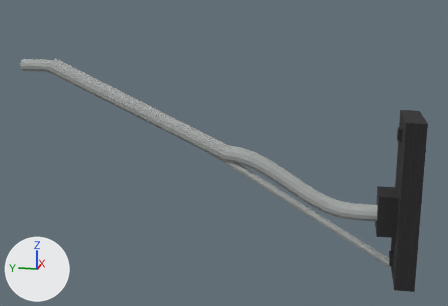
The OBJ model src/main/resources/assets/realgrid/models/block/pole_light_mount/arm_2_straight.obj: old version first, new version second.
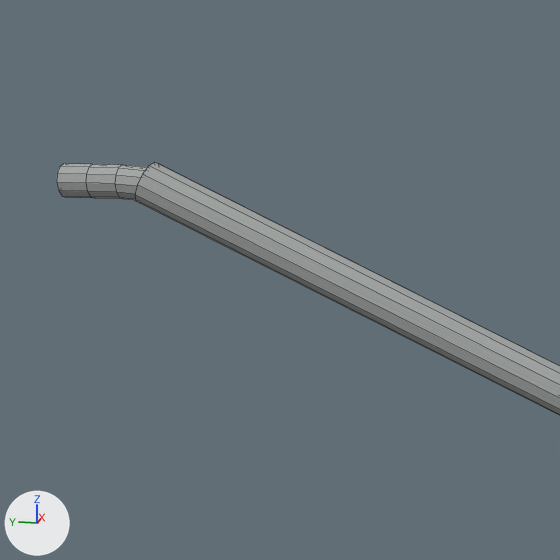
There are two pictures of each version: one whole from a 50 mm lens placed at (-2.744, -0.618, 1.511), pointed at (0.5, 0.031, 0.7), one close up on the part from 0% to 45% of the width and 0% to 66% of the height. Lighting does not change. The marker at lower left points along +X, +Y and +Z. The first two pictures are the older version. The close-ups show mesh edges as thin lines. Where no turn or scale is listed for an object, it has been applied to the vertices. Vertices at exactly the same position are counted once.

The older version as bpy lines, for what is in view:
```python
me_pole_light_mount_2_straight = bpy.data.meshes.new('pole_light_mount_2_straight')
me_pole_light_mount_2_straight.from_pydata(...)  # 264 vertices, 237 faces; spans x 0.31..0.69, y -1.0..1.19, z 0.06..1.2
# faces by material slot: [24, 213]
me_pole_light_mount_2_straight.materials.append(mat_clamp)  # picture img_pole_light_mount_clamp
me_pole_light_mount_2_straight.materials.append(mat_metal)  # picture img_pole_light_mount_metal
ob_pole_light_mount_2_straight = bpy.data.objects.new('pole_light_mount_2_straight', me_pole_light_mount_2_straight)
ob_pole_light_mount_2_straight.location = (0.0, 0.0, 0.0)
```
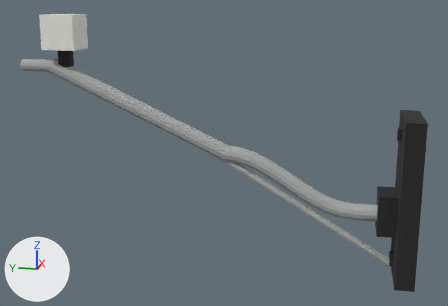
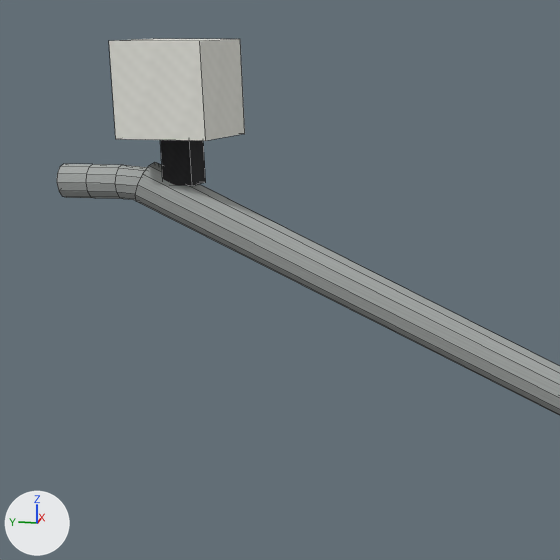
The edits, one by one:
Picture 'pole_light_mount_porcelain' (img_pole_light_mount_porcelain) is new.
Material 'porcelain' (mat_porcelain) is new.
Its texture is img_pole_light_mount_porcelain.
Its roughness is 1.0.
me_pole_light_mount_2_straight is used by ob_pole_light_mount_2_straight; location (0.0, 0.0, 0.0).
me_pole_light_mount_2_straight had 264 vertices, 237 faces and spanned x 0.31..0.69, y -1.0..1.19, z 0.06..1.2.
me_pole_light_mount_2_straight now has 280 vertices, 249 faces and spans x 0.31..0.69, y -1.0..1.19, z 0.06..1.44.
me_pole_light_mount_2_straight part 1: a new loose piece, a box spanning x 0.469..0.531, y 0.896..0.959, z 1.155..1.249, in mat_clamp (picture img_pole_light_mount_clamp).
me_pole_light_mount_2_straight part 2: a new loose piece, a box spanning x 0.41..0.59, y 0.83..1.02, z 1.25..1.44, in mat_porcelain (picture img_pole_light_mount_porcelain).
me_pole_light_mount_2_straight gains material mat_porcelain (picture img_pole_light_mount_porcelain).

Location of each change, (x1, y1, x2, y2) in pixels of the close-ups (560 x 560 px):
'pole_light_mount_2_straight', reshaped: before (57, 162, 560, 415); after (57, 39, 560, 415)
part 1 of me_pole_light_mount_2_straight, added: after (160, 140, 206, 186)
part 2 of me_pole_light_mount_2_straight, added: after (109, 39, 245, 141)
